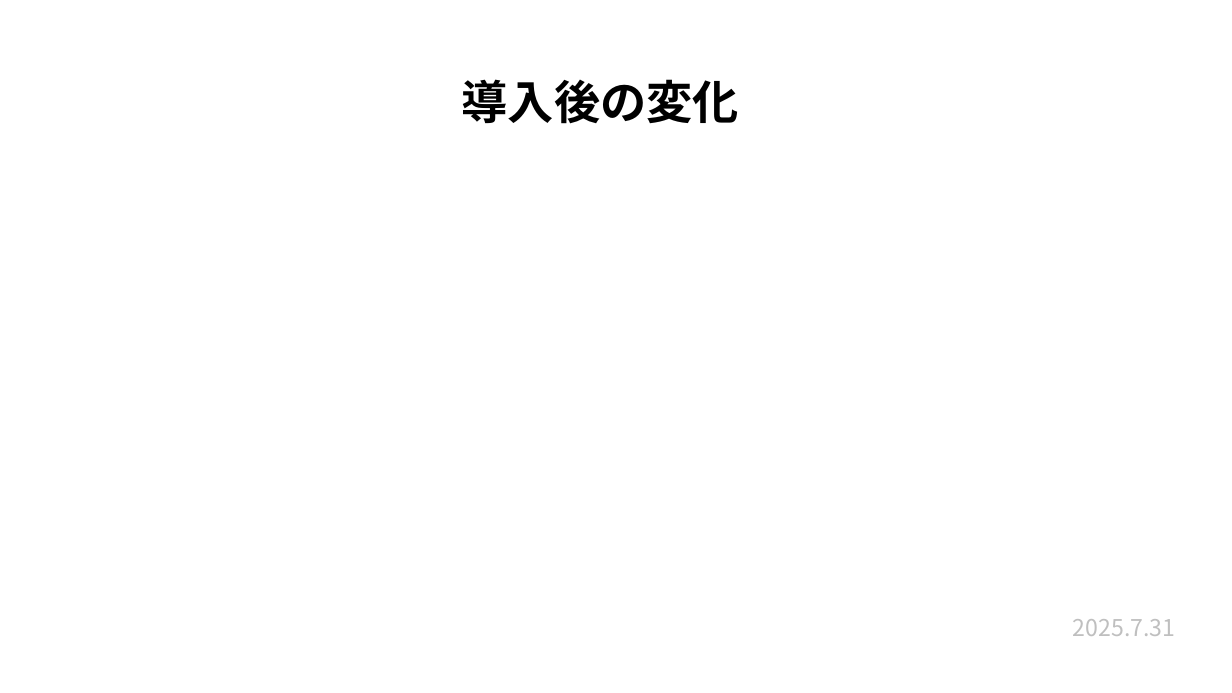
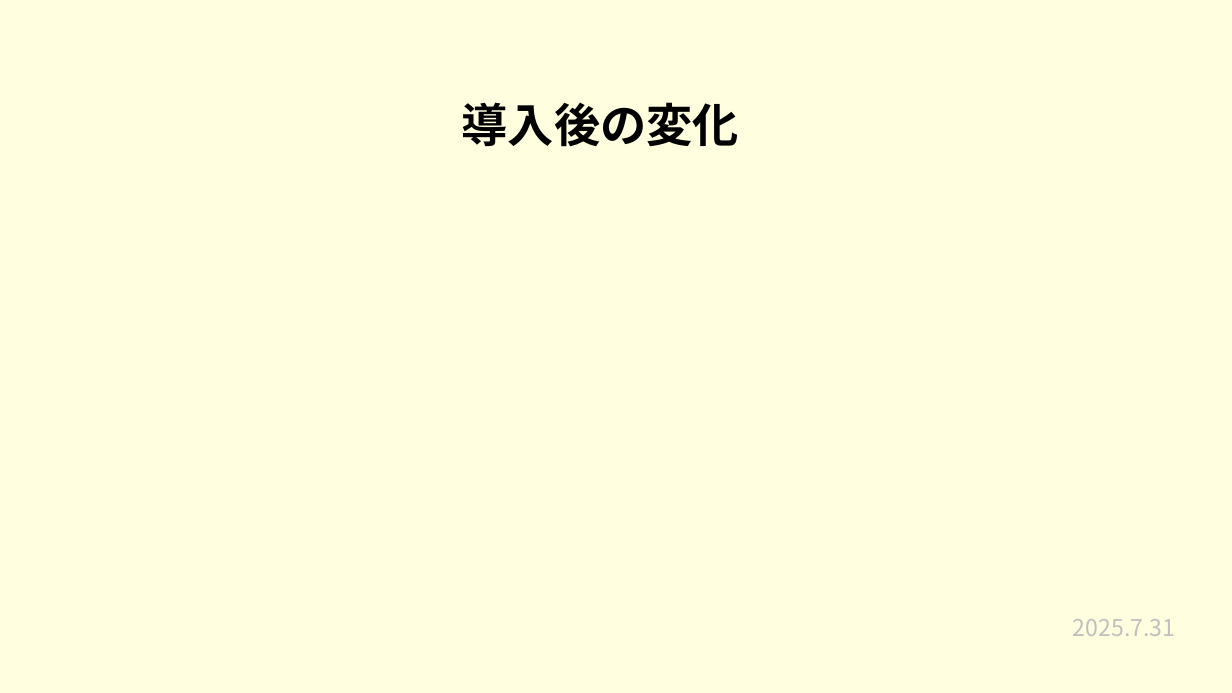
Before and after one commit to plusdojo2025/a2-7, a slide deck: slide 7 of 発表準備/7月成果発表会.pptx. Drawn at 1232x693 pixels with LibreOffice and Linux fonts; fonts in the diff are those of the drawing. Boxes give left, top, right and bottom in pixels: in the first picture for what was removed or moved away, otherwise in the second. Text is boxed around its words. In the diff, an @@ line names an element or a change of style, - is before the commit and + after.

```diff
--- a/発表準備/7月成果発表会.pptx
+++ b/発表準備/7月成果発表会.pptx
@@ rectangle added at box(0, 0, 1232, 693), fill #FFFFE0 @@
@@ title "導入後の変化": place and size @@
-title "導入後の変化" at box(462, 79, 739, 124)
+title "導入後の変化" at box(462, 102, 739, 147)
```
Also in this commit, not shown: 15 other slides changed.
